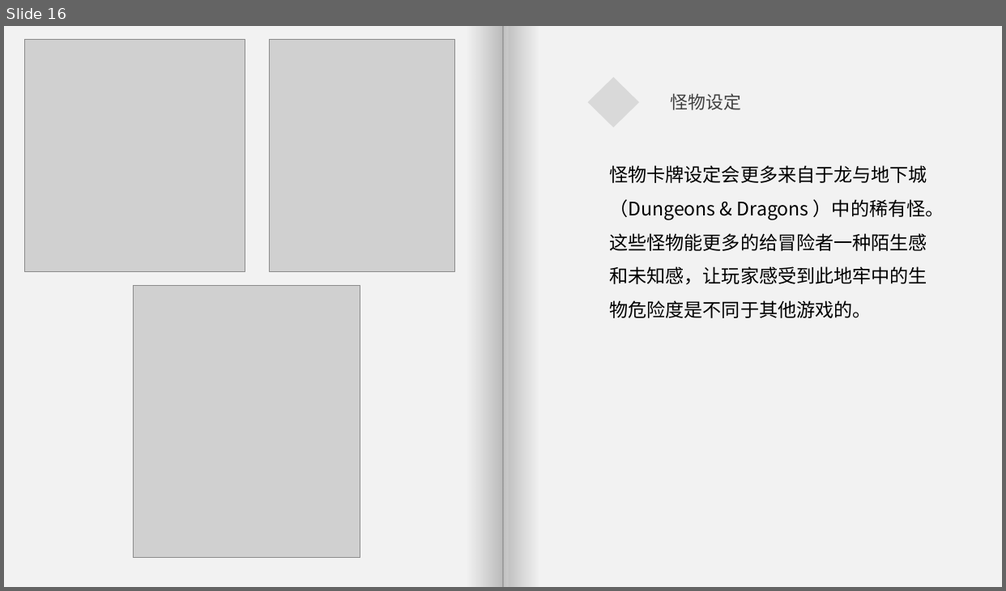
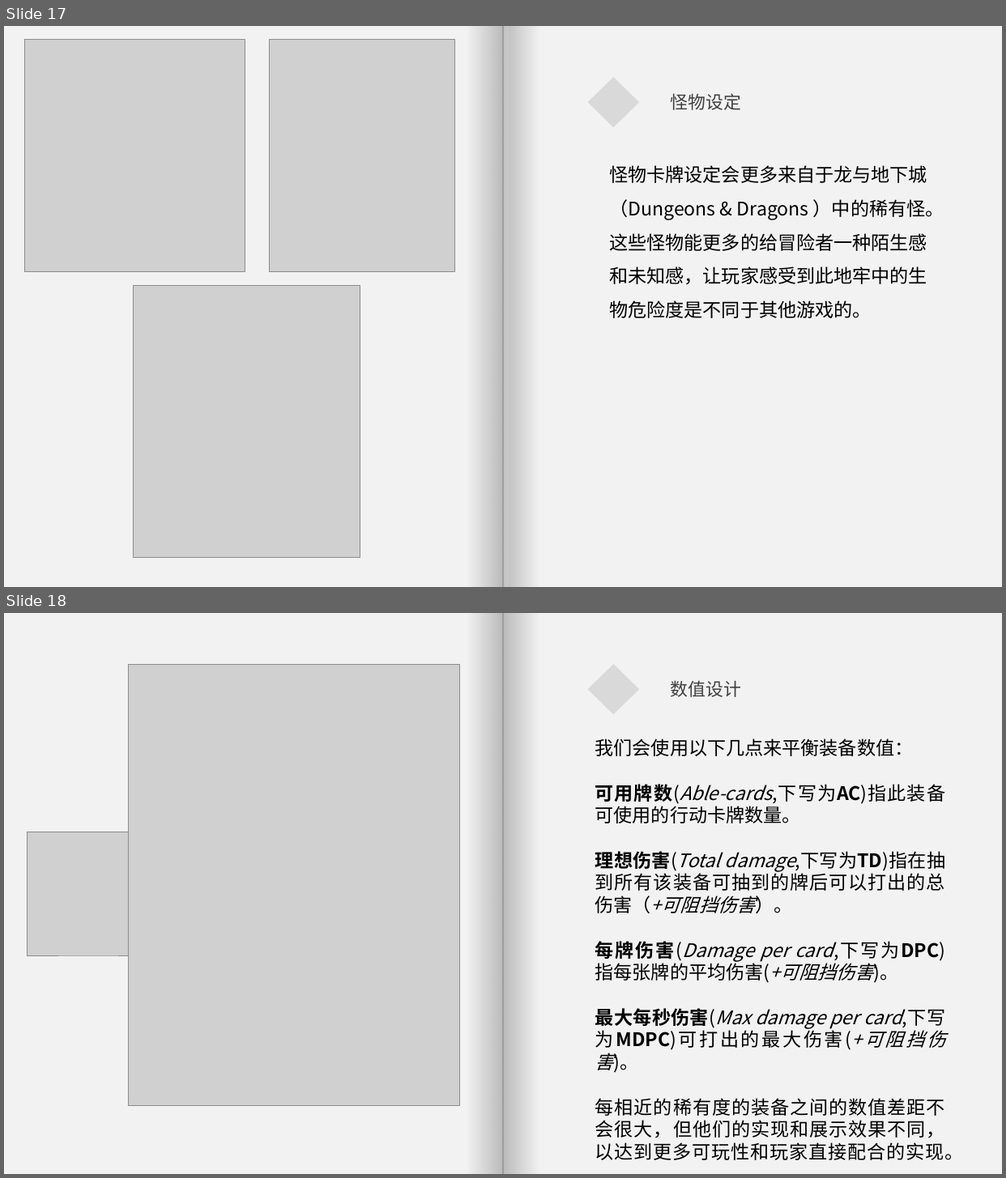
Before and after one commit to HongYi4588/CardGame, a slide deck: 永续地牢Ouroboros 设计方案.pptx. Shown one above the other, each under a label of ours: slide 16 before the commit, slides 17 and 18 after it. The pictures are 1006x591 and 1006x1178 pixels, drawn with LibreOffice and Linux fonts; fonts in the diff are those of the drawing; grey boxes stand for pictures. Boxes give left, top, right and bottom in pixels: in the first picture for what was removed or moved away, otherwise in the second. Text is boxed around its words. In the diff, an @@ line names an element or a change of style, - is before the commit and + after.

Commit message:
又一次更新ppt
说好的终稿呢 更新了数值设计

```diff
--- a/永续地牢Ouroboros 设计方案.pptx
+++ b/永续地牢Ouroboros 设计方案.pptx
@@ slide 18 added at <box>4,613,1002,1174</box>, background #FFFFFF @@
@@ rectangle added at <box>4,613,503,1174</box>, fill #F2F2F2 @@
@@ rectangle added at <box>467,613,503,1174</box>, fill gradient #808080 @@
@@ rectangle added at <box>503,613,1002,1174</box>, fill #F2F2F2 @@
@@ rectangle added at <box>503,613,540,1174</box>, fill gradient #808080 @@
@@ picture added at <box>128,664,460,1105</box> @@
@@ diamond added at <box>588,664,640,714</box>, fill #D9D9D9 @@
@@ text added at <box>671,680,741,697</box>, 17 pt, text #404040 @@
+数值设计
@@ text added at <box>595,739,964,1161</box>, 18 pt, text #000000 @@
+我们会使用以下几点来平衡装备数值：
+可用牌数(Able-cards,下写为AC)指此装备可使用的行动卡牌数量。
+理想伤害(Total damage,下写为TD)指在抽到所有该装备可抽到的牌后可以打出的总伤害（+可阻挡伤害）。
+每牌伤害(Damage per card,下写为DPC)指每张牌的平均伤害(+可阻挡伤害)。
+最大每秒伤害(Max damage per card,下写为MDPC)可打出的最大伤害(+可阻挡伤害)。
+每相近的稀有度的装备之间的数值差距不会很大，但他们的实现和展示效果不同，以达到更多可玩性和玩家直接配合的实现。
@@ picture added at <box>27,832,150,956</box> @@
@@ what was slide 16 is now slide 17 @@
```
Also in this commit, not shown: 1 other slide added.
